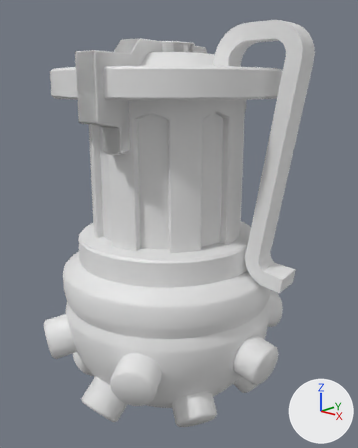
Renders of the Blender file jinx-grenade.blend.blend from each side of a commit.
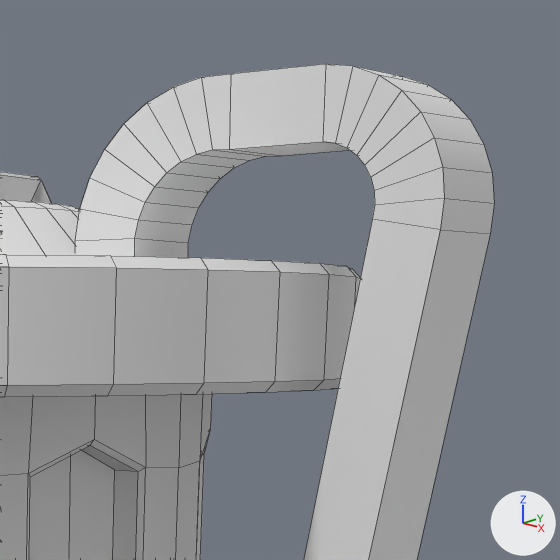
Old and new are each drawn whole from a camera (50 mm lens) standing at (3.166, -3.266, 2.054) and looking at (0.081, 0.066, 0.789) and again close up on the part from 55% to 92% of the width and 1% to 31% of the height. Every picture has the same lights, and +X, +Y and +Z are marked at lower right. The close-ups show mesh edges as thin lines.
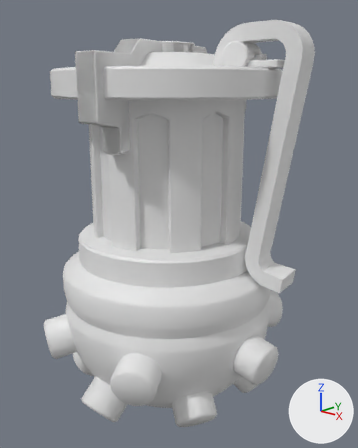
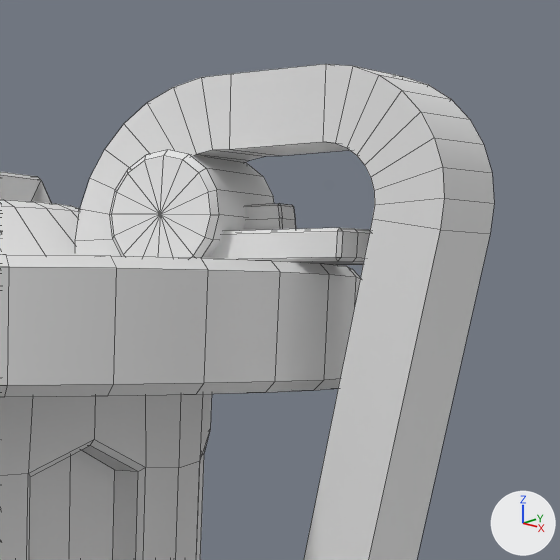
Commit message: feat: continuation of the handle

Where the newer file only moved an object's origin or applied its transform, the numbers keep the older frame.

Location of each change, (x1, y1, x2, y2) in pixels of the close-ups (560 x 560 px):
part 1 of me_cube, added
    after: (109, 150, 274, 258)
part 2 of me_cube, added
    after: (209, 228, 370, 265)
part 3 of me_cube, added
    after: (243, 203, 296, 230)

The edits, one by one:
me_cube is used by ob_cube; location (0.571, 0.117, 2.201); rotation (0.00104, -0.012, 0.196), in degrees (0.1, -0.7, 11); scale (0.0641, 0.121, 0.0573).
me_cube had 124 vertices, 122 faces and spanned x -1.0..10.7, y -1.2..1.1, z -31.7..5.5.
me_cube now has 250 vertices, 256 faces and spans x -1.0..10.7, y -1.2..1.2, z -31.7..5.5.
me_cube part 1: a new loose piece of 66 vertices spanning x 0.2..3.9, y -1.2..1.2, z -0.8..3.3.
me_cube part 2: a new loose piece of 38 vertices spanning x 2.5..7.7, y -0.9..1.0, z -0.4..0.7.
me_cube part 3: a new loose piece of 22 vertices spanning x 3.2..5.0, y -0.1..0.5, z 0.6..1.6.
